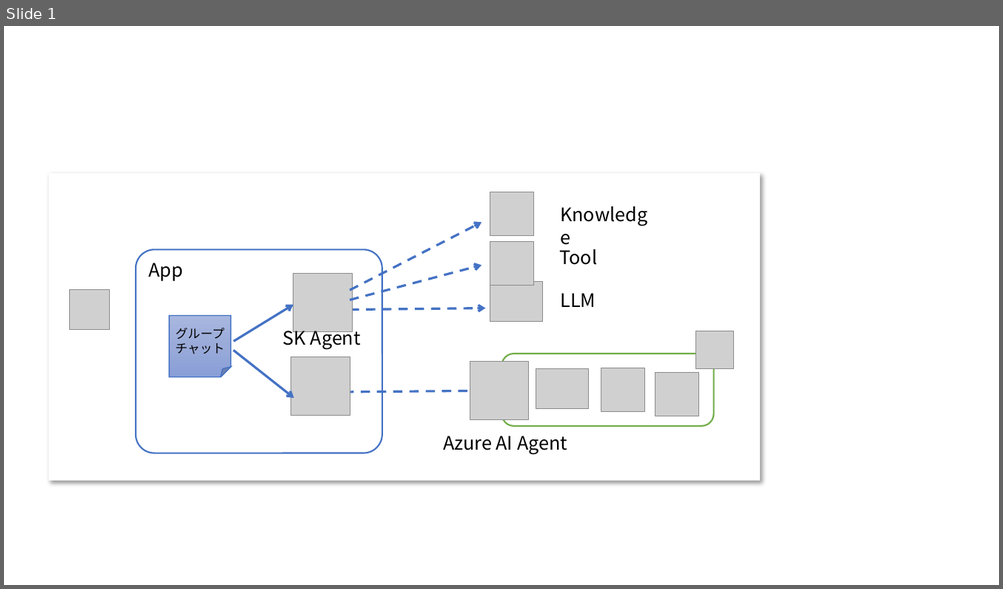
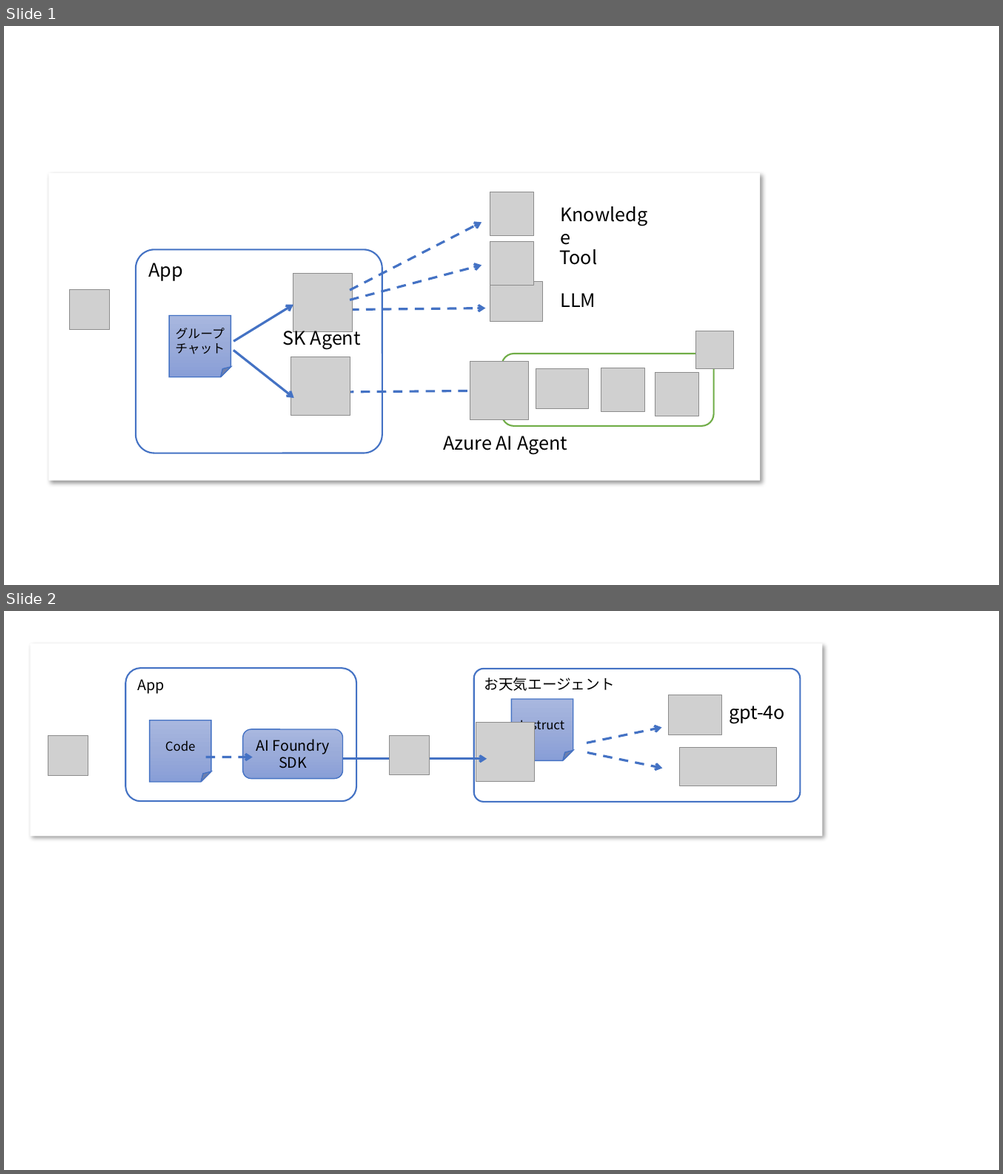
Before and after one commit to ayuina/ainaba-csa-blog, a slide deck: azureaiagent-with-semantickernel/images/figures.pptx. Shown one above the other, each under a label of ours: slide 1 before the commit, slides 1 and 2 after it. The pictures are 1003x589 and 1003x1174 pixels, drawn with LibreOffice and Linux fonts; fonts in the diff are those of the drawing; grey boxes stand for pictures. Boxes give left, top, right and bottom in pixels: in the first picture for what was removed or moved away, otherwise in the second. Text is boxed around its words. In the diff, an @@ line names an element or a change of style, - is before the commit and + after.

```diff
--- a/azureaiagent-with-semantickernel/images/figures.pptx
+++ b/azureaiagent-with-semantickernel/images/figures.pptx
@@ slide 2 added at [4, 611, 999, 1170], background #FFFFFF @@
@@ rectangle added at [30, 643, 822, 836], fill #FFFFFF @@
@@ rounded rectangle added at [125, 669, 356, 802], outline #4472C4 1.5 pt, 14 pt, text #000000 @@
+App
@@ rounded rectangle added at [474, 669, 800, 802], outline #4472C4 1.5 pt, 14 pt, text #000000 @@
+お天気エージェント
@@ folded corner added at [512, 699, 573, 761], fill gradient #A8B7DF to #9AABD9 to #889ED7, outline #4472C4 1 pt, 12 pt, text #000000 @@
+Instruct
@@ picture added at [669, 695, 722, 735] @@
@@ folded corner added at [150, 721, 211, 783], fill gradient #A8B7DF to #9AABD9 to #889ED7, outline #4472C4 1 pt, 12 pt, text #000000 @@
+Code
@@ text added at [728, 706, 785, 723], 18 pt, text #000000 @@
+gpt-4o
@@ picture added at [48, 735, 88, 776] @@
@@ rounded rectangle added at [243, 729, 343, 779], fill gradient #A8B7DF to #9AABD9 to #889ED7, outline #4472C4 1 pt, 14 pt, text #000000 @@
+AI Foundry
+SDK
@@ picture added at [390, 735, 430, 775] @@
@@ picture added at [475, 723, 535, 782] @@
@@ arrow added from (586, 743) to (662, 727), #4472C4 2.25 pt dashed @@
@@ arrow added from (205, 758) to (253, 758), #4472C4 2.25 pt dashed @@
@@ arrow added from (343, 759) to (486, 759), #4472C4 2.25 pt @@
@@ arrow added from (587, 753) to (662, 769), #4472C4 2.25 pt dashed @@
@@ picture added at [679, 748, 777, 786] @@
```
Also in this commit, not shown: 3 other slides added, 7 other files.
